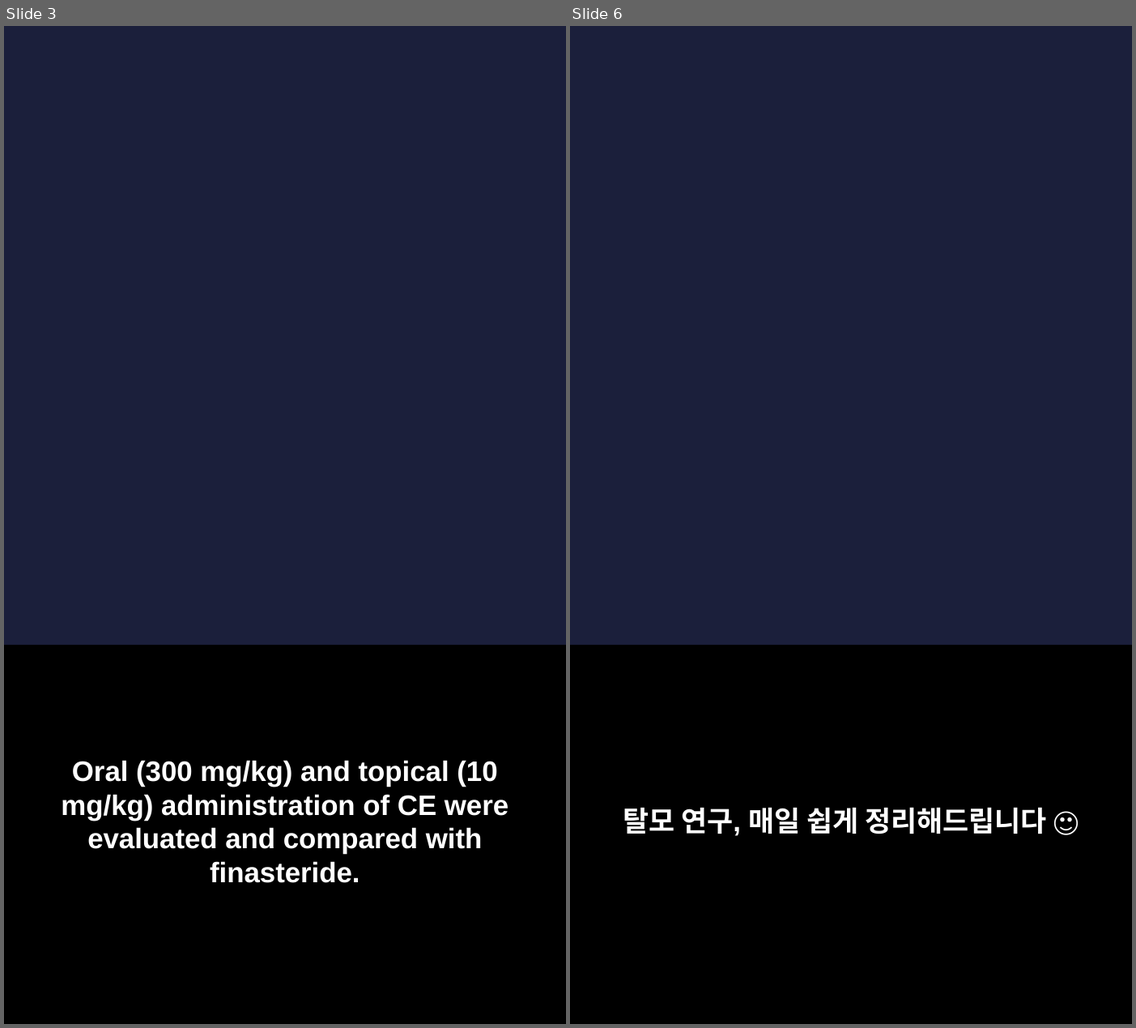
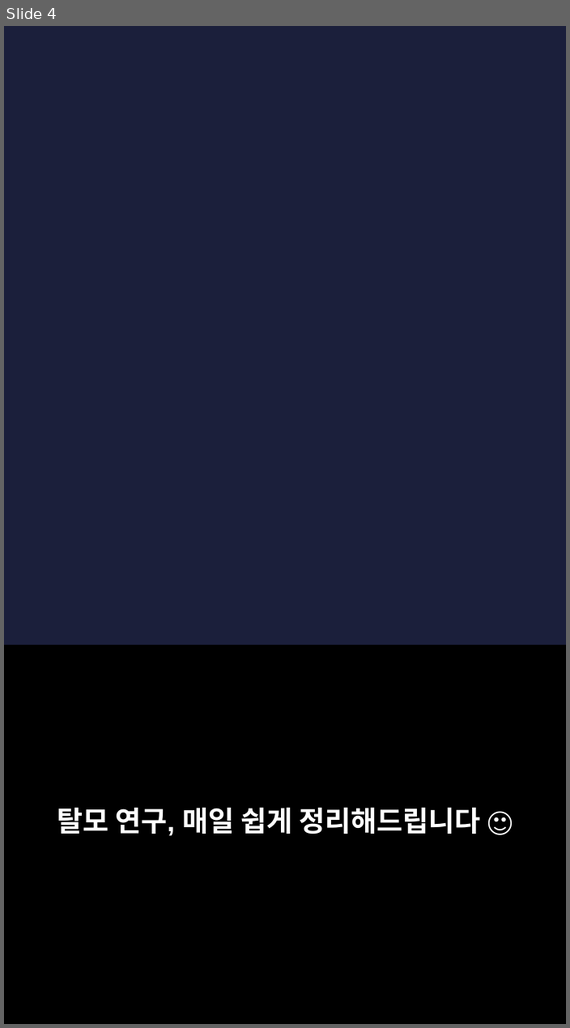
Before and after one commit to hyokang2010-BJ-ANTH/product-builder-test, a slide deck: pwa/data/latest/slides.pptx. Shown side by side, each under a label of ours: slides 3 and 6 before the commit, slide 4 after it; the slides between them are not shown. The pictures are 1136x1028 and 570x1028 pixels, drawn with LibreOffice and Linux fonts; fonts in the diff are those of the drawing; background and template pictures are left out. Boxes give left, top, right and bottom in pixels: in the first picture for what was removed or moved away, otherwise in the second. Text is boxed around its words. In the diff, an @@ line names an element or a change of style, - is before the commit and + after.

```diff
--- a/pwa/data/latest/slides.pptx
+++ b/pwa/data/latest/slides.pptx
@@ slide 3 removed at [4,26,566,1024], background picture (left out) @@
@@ rectangle removed at [4,646,566,1024] @@
@@ text removed at [61,760,509,883] @@
-Oral (300 mg/kg) and topical (10 mg/kg) administration of CE were evaluated and compared with finasteride.
@@ what was slide 6 is now slide 4 @@
```
Also in this commit, not shown: 2 slides changed, 3 slides added, 6 other slides removed, 26 other files.
